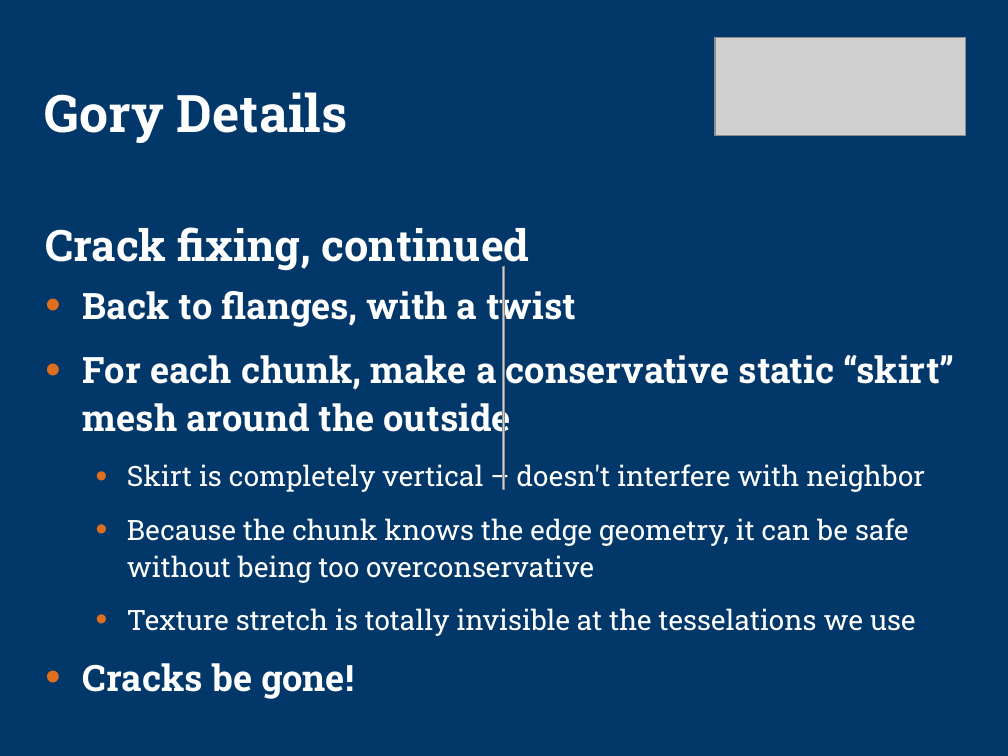
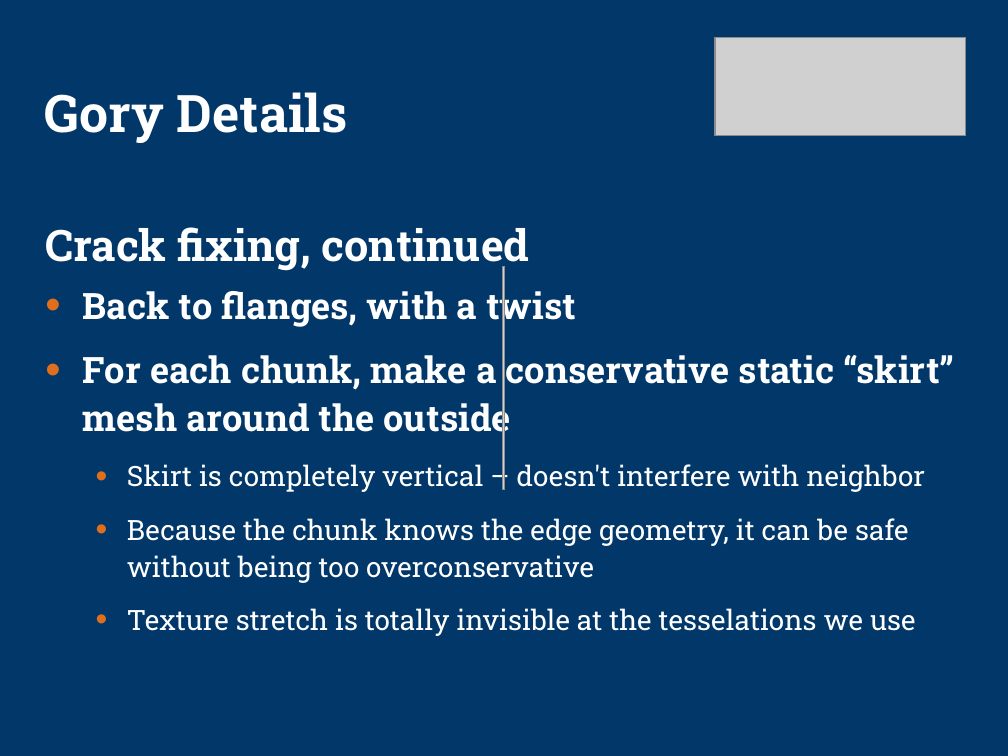
Before and after one commit to technosaurus/gameswf, a slide deck: slide 30 of tu-testbed/docs/sig-preso2.ppt. Drawn at 1008x756 pixels with LibreOffice and Linux fonts; fonts in the diff are those of the drawing; grey boxes stand for pictures; background and template pictures are left out. Boxes give left, top, right and bottom in pixels: in the first picture for what was removed or moved away, otherwise in the second. Text is boxed around its words. In the diff, an @@ line names an element or a change of style, - is before the commit and + after.

```diff
--- a/tu-testbed/docs/sig-preso2.ppt
+++ b/tu-testbed/docs/sig-preso2.ppt
@@ text at (83,663,354,699): paragraph removed @@
-• Cracks be gone!
```
Also in this commit, not shown: 11 other slides changed, 1 slide removed, 6 other files.
